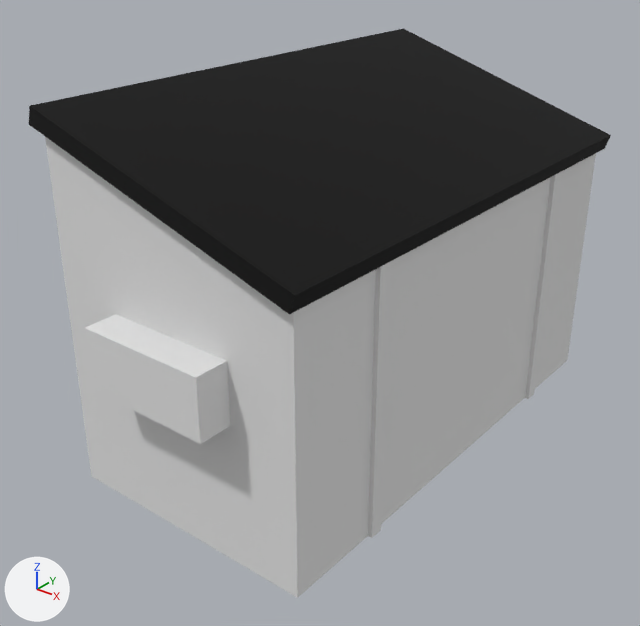
An edit to the glTF model fasc-sim-map/Map/dumpster.gltf, drawn before and after from the same camera.
Rendered twice from a 50 mm lens placed at (6.9, -9.49, 7.26), pointed at (-0.2, -0.62, 1.75). Every picture has the same lights, and +X, +Y and +Z are marked at lower left. Where no turn or scale is listed for an object, it has been applied to the vertices.
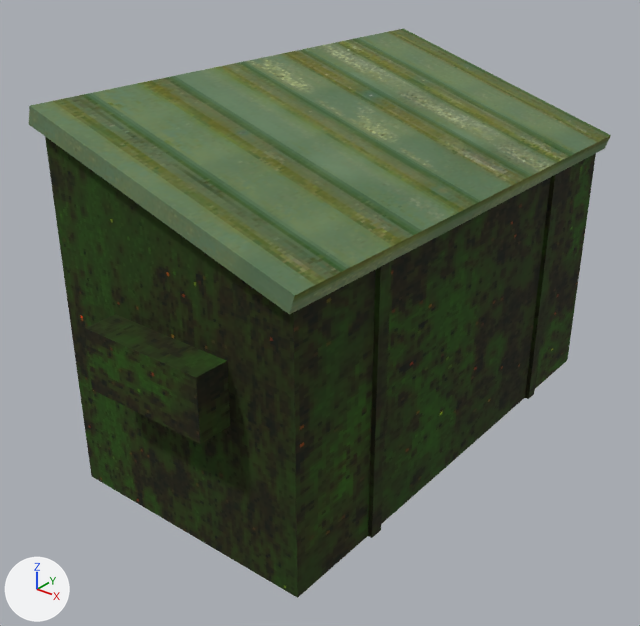
Boxes (x1, y1, x2, y2) around the edits, measured in the pictures (640 x 626 px):
'Cube', surface changed (grey to green): (29, 28, 611, 598) in both

Edits to the bpy script that builds the scene:
```text
Add img_metal_siding_2:
    img_metal_siding_2 = load_image('metal_siding_2', '_unpacked/metal_siding_2', 512, 512, 'sRGB')
Add img_rusty_metal_green:
    img_rusty_metal_green = load_image('rusty_metal_GREEN', '_unpacked/rusty_metal_GREEN', 512, 512, 'sRGB')
Change mat_green:
    remove mat_green.base_color = (0.8, 0.8, 0.8)  # white #e7e7e7
    add mat_green.texture = img_rusty_metal_green
Change mat_lid:
    remove mat_lid.base_color = (0.0, 0.0, 0.0)  # black #000000
    add mat_lid.texture = img_metal_siding_2
```
